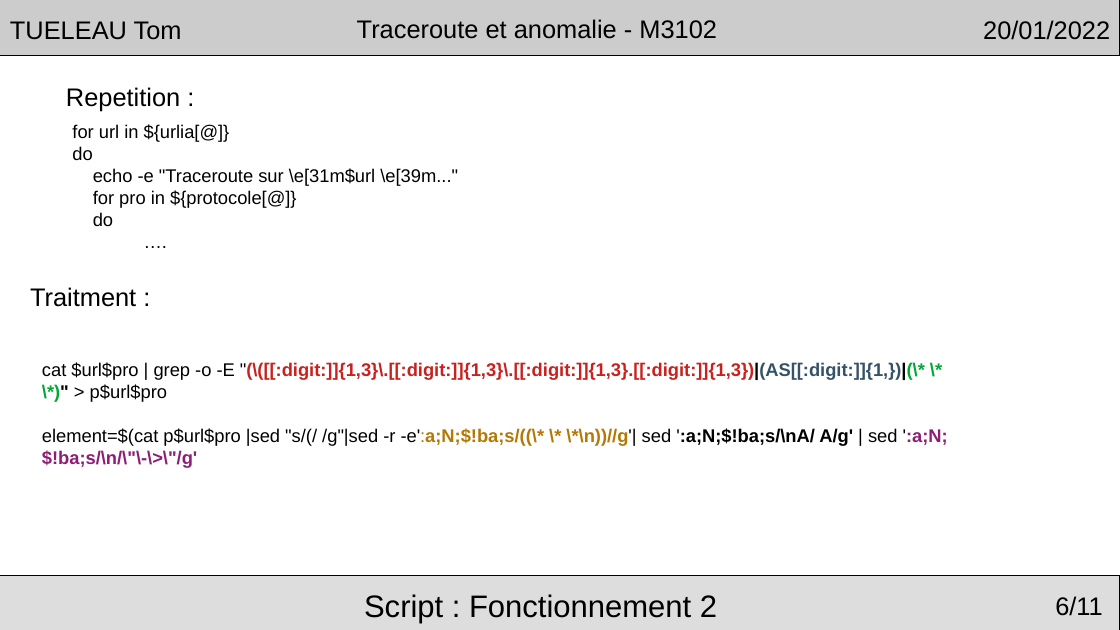
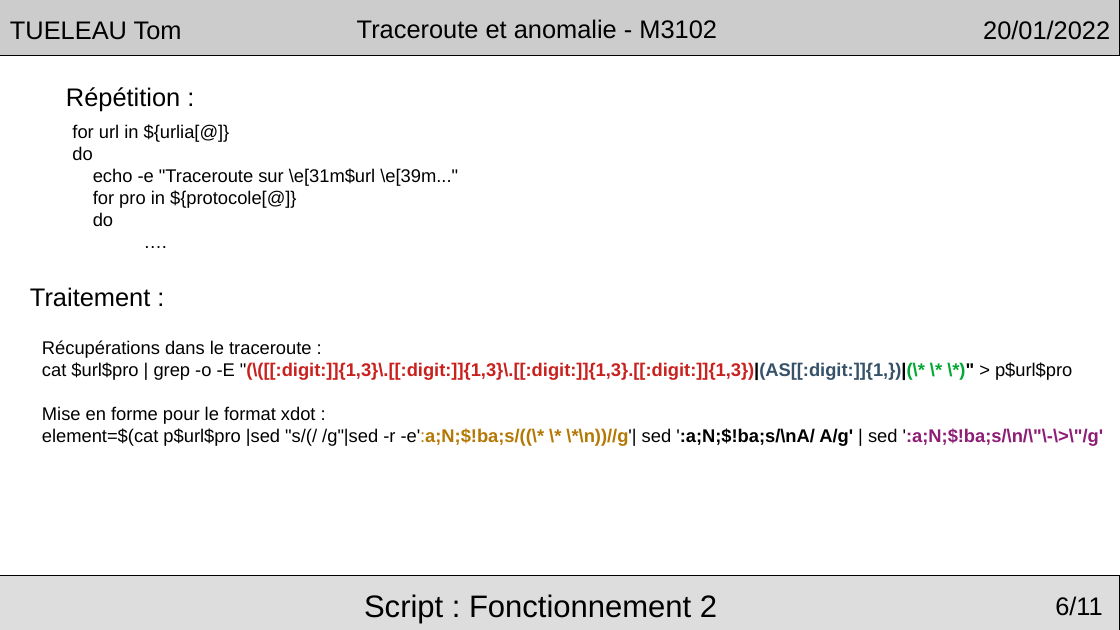
Before and after one commit to Arakio34/tomtraceroute, a slide deck: slide 6 of rfc/presentationM3102.odp. Drawn at 1120x630 pixels with LibreOffice and Linux fonts; fonts in the diff are those of the drawing; background and template pictures are left out. Boxes give left, top, right and bottom in pixels: in the first picture for what was removed or moved away, otherwise in the second. Text is boxed around its words. In the diff, an @@ line names an element or a change of style, - is before the commit and + after.

```diff
--- a/rfc/presentationM3102.odp
+++ b/rfc/presentationM3102.odp
@@ text at <box>66,87,180,111</box>: text changed @@
-Repetition :
+Répétition :
@@ text at <box>30,287,150,307</box>: text changed @@
-Traitment :
+Traitement :
@@ text at <box>42,340,311,358</box>: paragraph added @@
+Récupérations dans le traceroute :
@@ text at <box>42,406,316,424</box>: paragraph added @@
+Mise en forme pour le format xdot :
```
Also in this commit, not shown: 5 other slides changed, 1 slide added, 1 slide removed, 2 other files.
